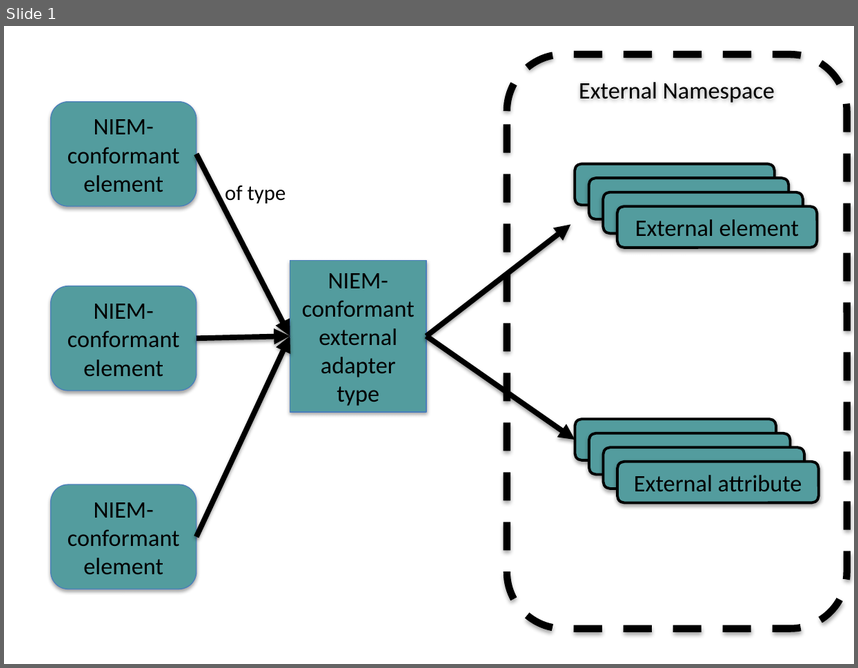
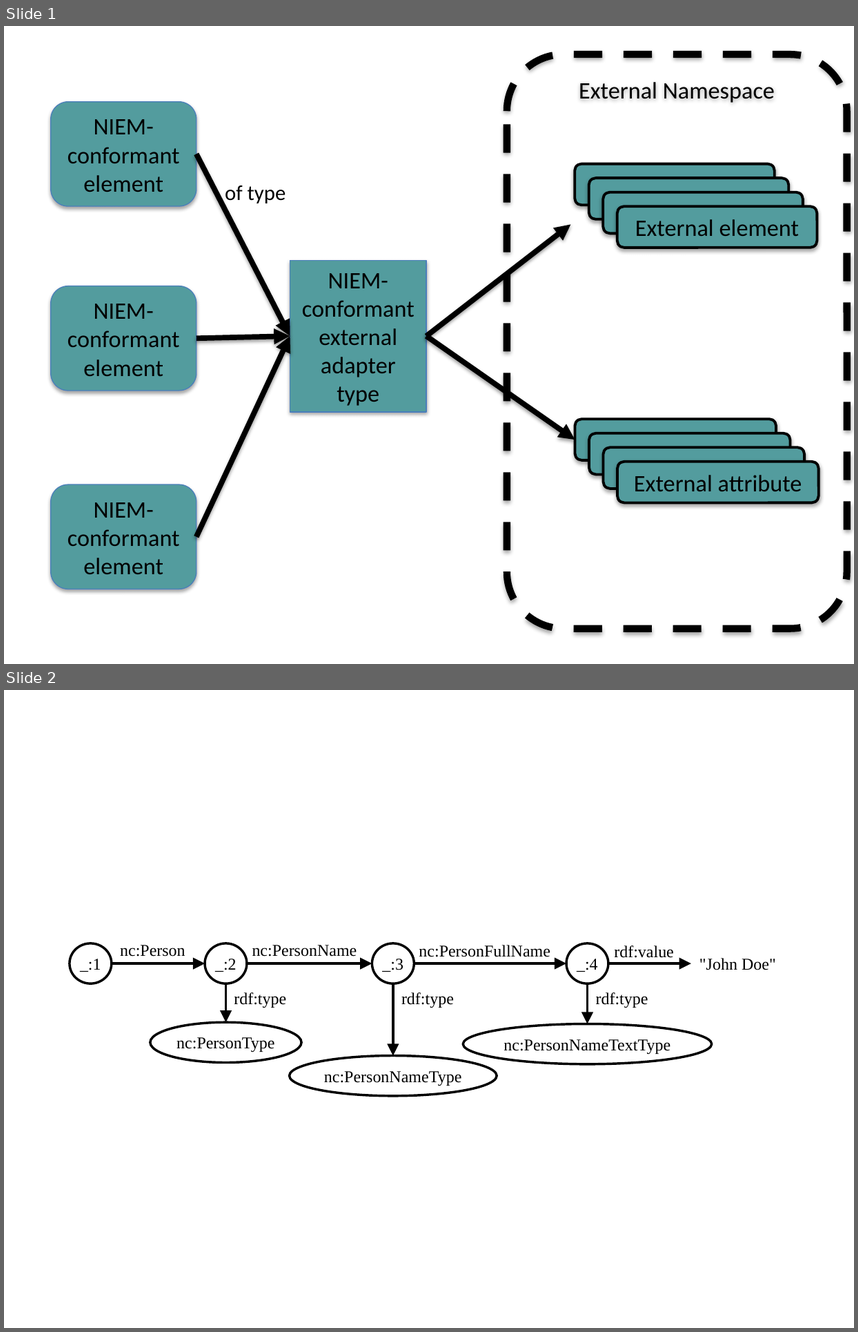
Before and after one commit to NIEM/NIEM-NDR, a slide deck: src/ndr-figures.pptx. Shown one above the other, each under a label of ours: slide 1 before the commit, slides 1 and 2 after it. The pictures are 858x668 and 858x1332 pixels, drawn with LibreOffice and Linux fonts; fonts in the diff are those of the drawing. Boxes give left, top, right and bottom in pixels: in the first picture for what was removed or moved away, otherwise in the second. Text is boxed around its words. In the diff, an @@ line names an element or a change of style, - is before the commit and + after.

```diff
--- a/src/ndr-figures.pptx
+++ b/src/ndr-figures.pptx
@@ slide 2 added at box(4, 690, 854, 1328), background #FFFFFF @@
@@ ellipse added at box(70, 943, 111, 983), outline #000000 2 pt, 14 pt, text #000000 @@
+_:1
@@ text added at box(120, 945, 185, 956), 14 pt, text #000000 @@
+nc:Person
@@ ellipse added at box(205, 943, 246, 983), outline #000000 2 pt, 14 pt, text #000000 @@
+_:2
@@ text added at box(252, 945, 357, 956), 14 pt, text #000000 @@
+nc:PersonName
@@ ellipse added at box(372, 943, 414, 983), outline #000000 2 pt, 14 pt, text #000000 @@
+_:3
@@ text added at box(419, 945, 550, 957), 14 pt, text #000000 @@
+nc:PersonFullName
@@ ellipse added at box(567, 943, 608, 983), outline #000000 2 pt, 14 pt, text #000000 @@
+_:4
@@ text added at box(614, 945, 673, 958), 14 pt, text #000000 @@
+rdf:value
@@ text added at box(700, 958, 776, 970), 14 pt, text #000000 @@
+"John Doe"
@@ arrow added from (112, 964) to (205, 964), #000000 2 pt @@
@@ arrow added from (247, 964) to (372, 964), #000000 2 pt @@
@@ arrow added from (414, 964) to (567, 964), #000000 2 pt @@
@@ arrow added from (608, 964) to (691, 964), #000000 2 pt @@
@@ arrow added from (226, 983) to (226, 1023), #000000 2 pt @@
@@ text added at box(234, 992, 286, 1007), 14 pt, text #000000 @@
+rdf:type
@@ arrow added from (393, 983) to (393, 1056), #000000 2 pt @@
@@ text added at box(401, 992, 454, 1007), 14 pt, text #000000 @@
+rdf:type
@@ arrow added from (587, 983) to (587, 1024), #000000 2 pt @@
@@ text added at box(596, 992, 648, 1007), 14 pt, text #000000 @@
+rdf:type
@@ ellipse added at box(150, 1023, 301, 1063), outline #000000 2 pt, 14 pt, text #000000 @@
+nc:PersonType
@@ ellipse added at box(463, 1024, 712, 1064), outline #000000 2 pt, 14 pt, text #000000 @@
+nc:PersonNameTextType
@@ ellipse added at box(290, 1056, 497, 1096), outline #000000 2 pt, 14 pt, text #000000 @@
+nc:PersonNameType
```
Also in this commit, not shown: 7 other files.
